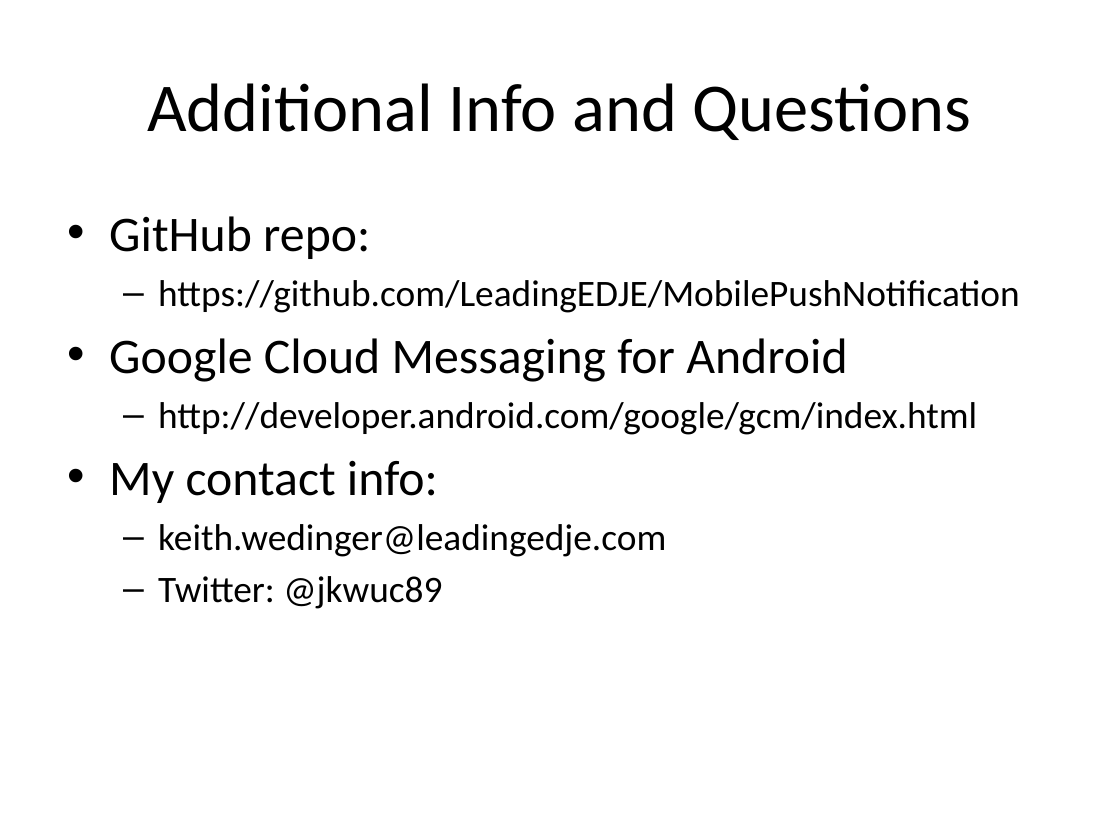
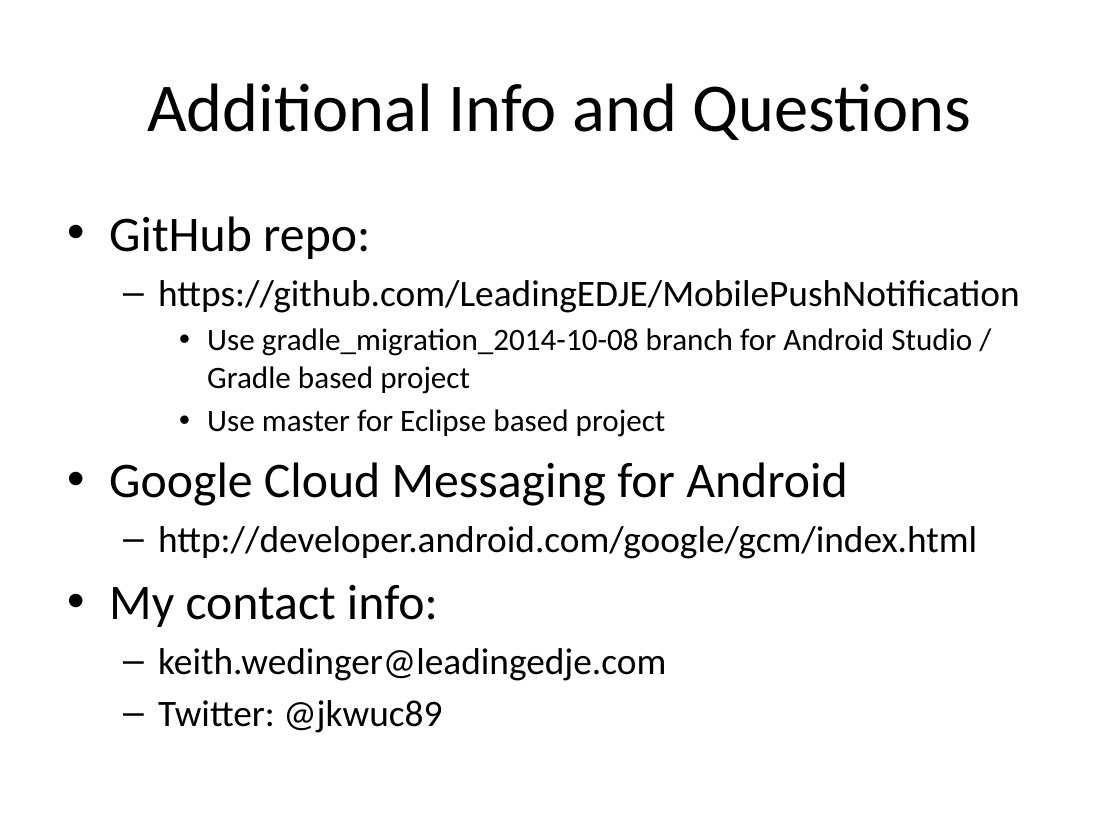
Before and after one commit to LeadingEDJE/MobilePushNotification, a slide deck: slide 19 of Implementing Push Notification in Android.pptx. Drawn at 1120x840 pixels with LibreOffice and Linux fonts; fonts in the diff are those of the drawing; background and template pictures are left out. Boxes give left, top, right and bottom in pixels: in the first picture for what was removed or moved away, otherwise in the second. Text is boxed around its words. In the diff, an @@ line names an element or a change of style, - is before the commit and + after.

```diff
--- a/Implementing Push Notification in Android.pptx
+++ b/Implementing Push Notification in Android.pptx
@@ text at (207, 328, 972, 437): paragraphs added @@
+    • Use gradle_migration_2014-10-08 branch for Android Studio / Gradle based project
+    • Use master for Eclipse based project
```
Also in this commit, not shown: 7 other slides changed.
